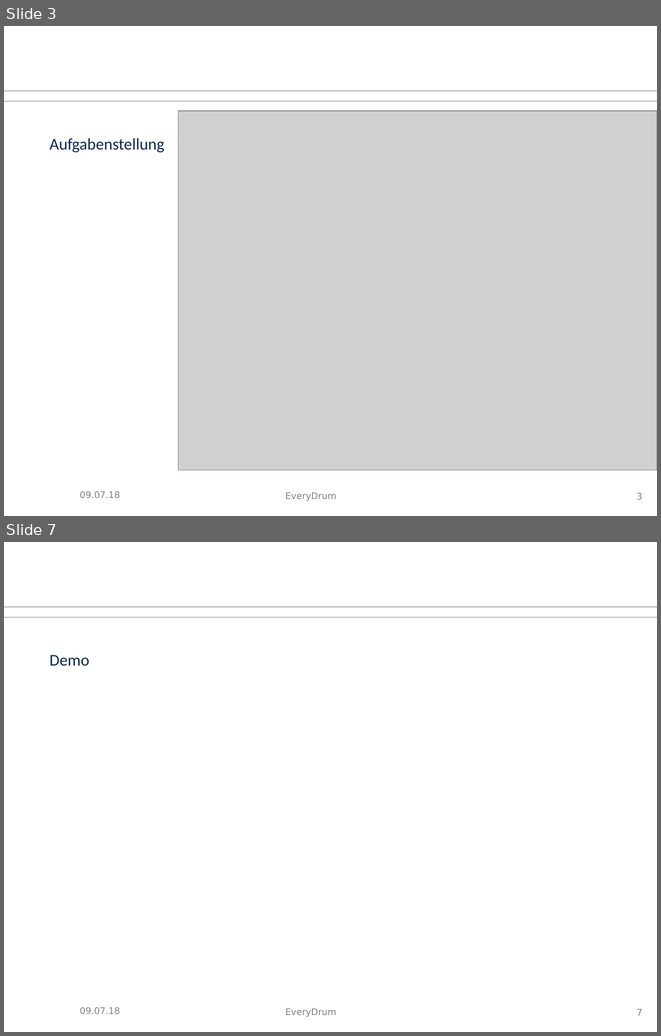
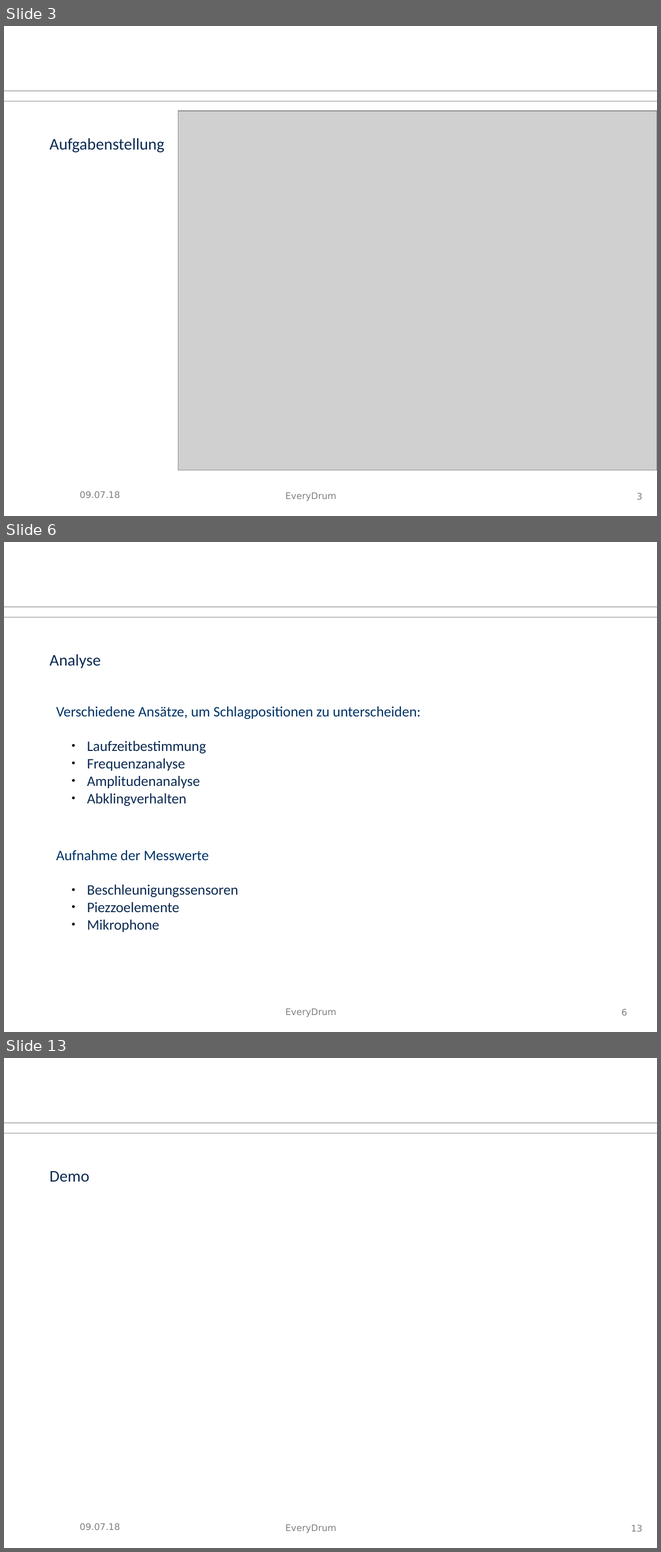
Before and after one commit to tziegler-tud/vr-anydrum, a slide deck: Documents/slides.odp. Shown one above the other, each under a label of ours: slides 3 and 7 before the commit, slides 3, 6 and 13 after it; the slides between them are not shown. The pictures are 661x1036 and 661x1552 pixels, drawn with LibreOffice and Linux fonts; fonts in the diff are those of the drawing; grey boxes stand for pictures; background and template pictures are left out. Boxes give left, top, right and bottom in pixels: in the first picture for what was removed or moved away, otherwise in the second. Text is boxed around its words. In the diff, an @@ line names an element or a change of style, - is before the commit and + after.

```diff
--- a/Documents/slides.odp
+++ b/Documents/slides.odp
@@ slide 6 added at (4, 542, 657, 1032), background #FFFFFF; not listed: 3 template elements that a slide beside it also shows @@
@@ text added at (50, 654, 101, 668), 18 pt, text #0B2A51 @@
+Analyse
@@ text added at (56, 706, 421, 806), 16 pt, text #0B2A51 @@
+Verschiedene Ansätze, um Schlagpositionen zu unterscheiden:
+  ● Laufzeitbestimmung
+  ● Frequenzanalyse
+  ● Amplitudenanalyse
+  ● Abklingverhalten
@@ text added at (56, 850, 238, 932), 16 pt, text #0B2A51 @@
+Aufnahme der Messwerte
+  ● Beschleunigungssensoren
+  ● Piezzoelemente
+  ● Mikrophone
@@ page number added at (621, 1008, 627, 1015), 10 pt, text #808080 @@
+6
@@ what was slide 7 is now slide 13 @@
@@ page number at (631, 1524, 643, 1531): text changed @@
-7
+13
```
Also in this commit, not shown: 3 slides changed, 8 other slides added, 2 slides removed, 7 other files.
